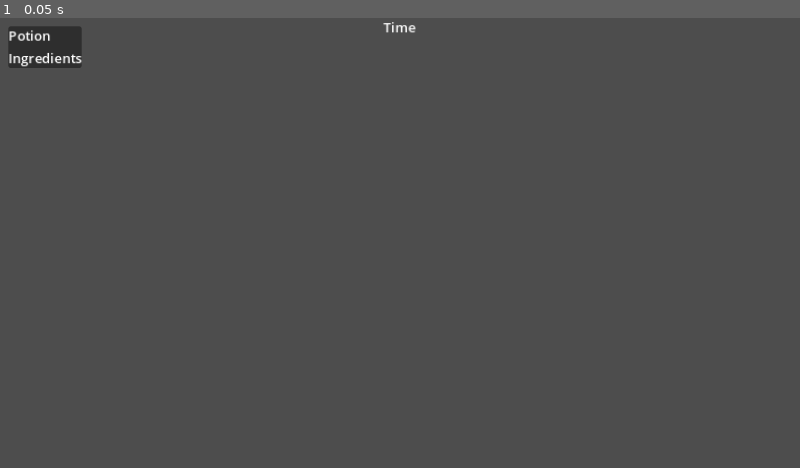
Above: before the commit, frame 1.
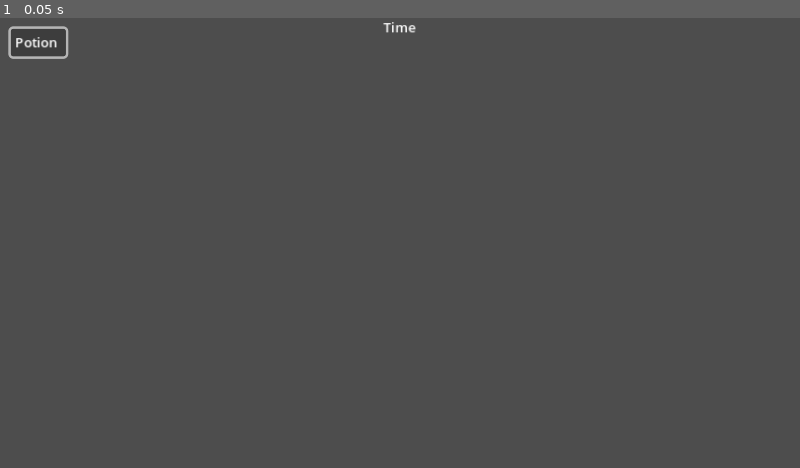
Above: after the commit, the same moment.

Repository: aryuserious/witch-in-training
Game: Godot game, scene res://scenes/hud.tscn
The game is run twice, just before and just after one commit, with the same random seed, the same clock (stepped at 60 frames per second) and the same inputs. This scene is started directly instead of the project's main scene.
Inputs:
- Up to frame 1 (0.05 s): no input

The runs differ from the first frame. In frame 1, 0.5% of the frame differs, in the area x 1-11%, y 1-12%.

Commit message:
add styles to HUD, give it a script, and put it in level 1 scene

Diff:
--- a/scenes/hud.tscn
+++ b/scenes/hud.tscn
@@ -1,6 +1,25 @@
-[gd_scene format=3 uid="uid://bxg1rh7mqq515"]
+[gd_scene load_steps=3 format=3 uid="uid://bxg1rh7mqq515"]
+
+[ext_resource type="Script" path="res://scripts/hud.gd" id="1_41je0"]
+
+[sub_resource type="StyleBoxFlat" id="StyleBoxFlat_27rcv"]
+bg_color = Color(0.215686, 0.215686, 0.215686, 0.713726)
+border_width_left = 3
+border_width_top = 3
+border_width_right = 3
+border_width_bottom = 3
+border_color = Color(0.8, 0.8, 0.8, 0.815686)
+corner_radius_top_left = 5
+corner_radius_top_right = 5
+corner_radius_bottom_right = 5
+corner_radius_bottom_left = 5
+expand_margin_left = 5.0
+expand_margin_top = 5.0
+expand_margin_right = 10.0
+expand_margin_bottom = 5.0
 
 [node name="HUD" type="CanvasLayer"]
+script = ExtResource("1_41je0")
 
 [node name="Time" type="Label" parent="."]
 anchors_preset = 5
@@ -13,10 +32,11 @@
 text = "Time"
 
 [node name="Panel" type="PanelContainer" parent="."]
-offset_left = 10.0
-offset_top = 10.0
-offset_right = 98.0
-offset_bottom = 60.0
+offset_left = 15.0
+offset_top = 15.0
+offset_right = 72.0
+offset_bottom = 44.0
+theme_override_styles/panel = SubResource("StyleBoxFlat_27rcv")
 
 [node name="VBox" type="VBoxContainer" parent="Panel"]
 layout_mode = 2
@@ -24,7 +44,3 @@
 [node name="Potion" type="Label" parent="Panel/VBox"]
 layout_mode = 2
 text = "Potion"
-
-[node name="Ingredients" type="Label" parent="Panel/VBox"]
-layout_mode = 2
-text = "Ingredients"
--- /dev/null
+++ b/scripts/hud.gd
@@ -0,0 +1 @@
+extends CanvasLayer
